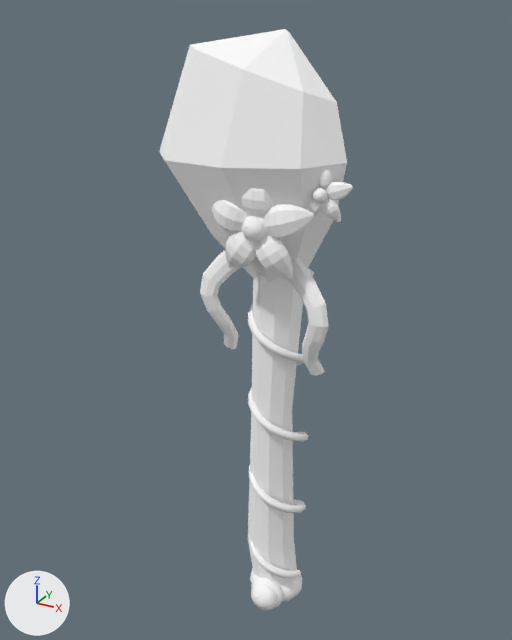
Renders of the OBJ model src/main/resources/assets/sunlit_journal_core/models/fantasy/sakura/shovel.obj from each side of a commit.
Both versions are drawn from a 50 mm camera at (0.942, -1.378, 0.976) aimed at (0.46, -0.502, 0.538). Arrows for +X, +Y and +Z are at lower left; the lights stay in place. The first picture is the older version. Where no turn or scale is listed for an object, it has been applied to the vertices. Vertices at exactly the same position are counted once.

In view in the first picture: 'shovel'.
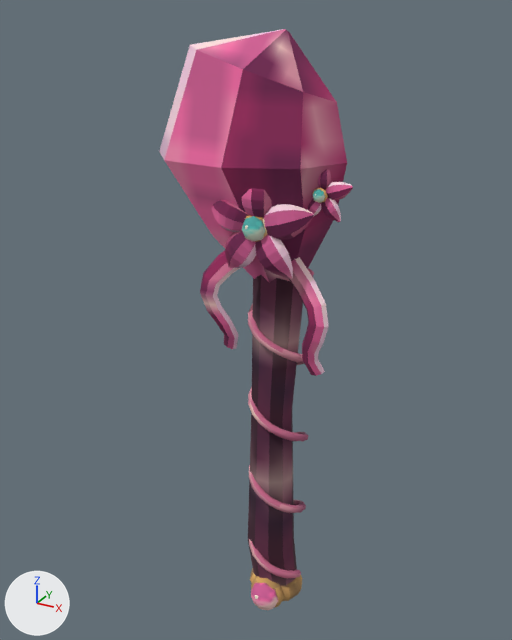
Location of each change, (x1, y1, x2, y2) in pixels of the pictures (512 x 640 px):
'shovel', surface changed (white to pink): (159, 29, 353, 611) in both

What the commit changed:
Picture 'accent' (img_accent) is new.
Picture 'light' (img_light) is new.
Picture 'main' (img_main) is new.
Picture 'shade' (img_shade) is new.
Picture 'edge' (img_edge) is new.
Picture 'gem' (img_gem) is new.
Picture 'metal' (img_metal) is new.
Picture 'wrap' (img_wrap) is new.
Picture 'grip' (img_grip) is new.
Picture 'grip_shade' (img_grip_shade) is new.
Material 'grip_shade' (mat_grip_shade) changes its picture from img_fantasy_white to img_grip_shade.
Material 'grip' (mat_grip) changes its picture from img_fantasy_white to img_grip.
Material 'wrap' (mat_wrap) changes its picture from img_fantasy_white to img_wrap.
Material 'metal' (mat_metal) changes its picture from img_fantasy_white to img_metal.
Material 'gem' (mat_gem) changes its picture from img_fantasy_white to img_gem.
Material 'edge' (mat_edge) changes its picture from img_fantasy_white to img_edge.
Material 'shade' (mat_shade) changes its picture from img_fantasy_white to img_shade.
Material 'main' (mat_main) changes its picture from img_fantasy_white to img_main.
Material 'light' (mat_light) changes its picture from img_fantasy_white to img_light.
Material 'accent' (mat_accent) changes its picture from img_fantasy_white to img_accent.
me_shovel has 1634 vertices, 3168 faces and spans x 0.317..0.624, y -0.6..-0.452, z 0.006..0.952.
me_shovel is used by ob_shovel; location (0.0, 0.0, 0.0).
me_shovel part 1: texture (UV) coordinates of 3168 of 3168 faces, centred in x 0.349..0.623, y -0.593..-0.452, z 0.009..0.951, changed; they spanned u 0.5..0.5, v 0.5..0.5 and now span u 0.0..1.0, v 0.0..1.0.
